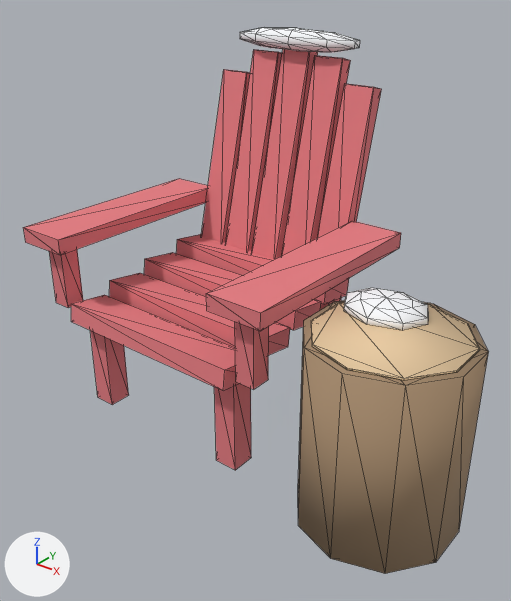
Renders of the glTF model cafe-chaos/models/27-cafe-canada/fire-chair.glb from each side of a commit.
Camera for both pictures: a 50 mm camera at (0.0565, -0.0616, 0.0551) aimed at (0.0085, -0.0017, 0.0179). Arrows for +X, +Y and +Z are at lower left; the lights stay in place. The picture after the commit comes second. Mesh edges are drawn as thin lines. Where no turn or scale is listed for an object, it has been applied to the vertices. Vertices at exactly the same position are counted once.

Names of what the first picture shows: 'Muskoka', 'MuskokaSnow', 'Stump', 'StumpSnow', 'StumpTop'.
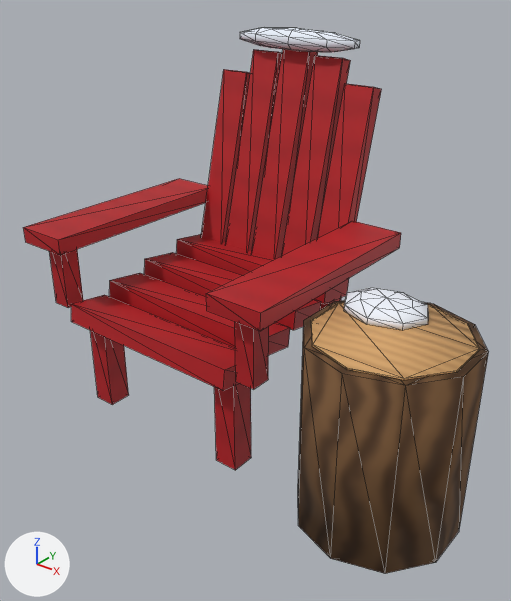
The change, as JSON lines over the scene's bpy script:
```json
{"op": "add", "block": "img_nrm_pine", "code": ["img_nrm_pine = load_image('nrm-Pine', '_unpacked/nrm-Pine', 256, 256, 'Non-Color')"]}
{"op": "add", "block": "img_tex_pine", "code": ["img_tex_pine = load_image('tex-Pine', '_unpacked/tex-Pine', 256, 256, 'sRGB')"]}
{"op": "add", "block": "img_nrm_trunk", "code": ["img_nrm_trunk = load_image('nrm-Trunk', '_unpacked/nrm-Trunk', 256, 256, 'Non-Color')"]}
{"op": "add", "block": "img_tex_trunk", "code": ["img_tex_trunk = load_image('tex-Trunk', '_unpacked/tex-Trunk', 256, 256, 'sRGB')"]}
{"op": "add", "block": "img_nrm_snow", "code": ["img_nrm_snow = load_image('nrm-Snow', '_unpacked/nrm-Snow', 256, 256, 'Non-Color')"]}
{"op": "add", "block": "img_tex_snow", "code": ["img_tex_snow = load_image('tex-Snow', '_unpacked/tex-Snow', 256, 256, 'sRGB')"]}
{"op": "add", "block": "img_tex_red", "code": ["img_tex_red = load_image('tex-Red', '_unpacked/tex-Red', 256, 256, 'sRGB')"]}
{"op": "add", "block": "img_nrm_red", "code": ["img_nrm_red = load_image('nrm-Red', '_unpacked/nrm-Red', 256, 256, 'Non-Color')"]}
{"op": "add", "block": "mat_pine_005", "code": ["mat_pine_005 = bpy.data.materials.new('Pine.005')", "# uses the picture img_nrm_pine", "# uses the picture img_tex_pine"]}
{"op": "add", "block": "mat_trunk_004", "code": ["mat_trunk_004 = bpy.data.materials.new('Trunk.004')", "# uses the picture img_nrm_trunk", "# uses the picture img_tex_trunk"]}
{"op": "add", "block": "mat_snow_002", "code": ["mat_snow_002 = bpy.data.materials.new('Snow.002')", "# uses the picture img_nrm_snow", "# uses the picture img_tex_snow"]}
{"op": "add", "block": "mat_red_002", "code": ["mat_red_002 = bpy.data.materials.new('Red.002')", "# uses the picture img_nrm_red", "# uses the picture img_tex_red"]}
{"block": "me_muskoka", "where": "me_muskoka.from_pydata(...)  # 136 vertices, 204 faces; spans x -0.019..0.019, y -0.014..0.0197, z 0.0..0.0458"}
{"op": "remove", "block": "me_muskoka", "code": "me_muskoka.materials.append(mat_cushion)  # pink #e57c81"}
{"op": "add", "block": "me_muskoka", "code": "me_muskoka.materials.append(mat_red_002)"}
{"block": "me_muskokasnow", "where": "me_muskokasnow.from_pydata(...)  # 42 vertices, 80 faces; spans x -0.009..0.009, y 0.0156..0.0194, z 0.0441..0.0469"}
{"block": "me_muskokasnow", "where": "# used by ob_muskokasnow; location = (0.0, 0.0, 0.0)"}
{"block": "me_muskokasnow", "change": "me_muskokasnow part 1: 80 faces spanning x -0.009..0.009, y 0.0156..0.0194, z 0.0441..0.0469 switch from mat_snow (white #fafcff) to mat_snow_002"}
{"block": "me_stump", "where": "me_stump.from_pydata(...)  # 20 vertices, 36 faces; spans x 0.0204..0.0376, y -0.015..0.003, z 0.0..0.022"}
{"block": "me_stump", "where": "# used by ob_stump; location = (0.0, 0.0, 0.0)"}
{"op": "remove", "block": "me_stump", "code": "me_stump.materials.append(mat_trunk)  # beige #aa8e6f"}
{"block": "me_stump", "change": "me_stump part 2: texture (UV) coordinates changed"}
{"op": "add", "block": "me_stump", "code": "me_stump.materials.append(mat_trunk_004)"}
{"block": "me_stumptop", "where": "me_stumptop.from_pydata(...)  # 20 vertices, 36 faces; spans x 0.0212..0.0368, y -0.0142..0.0022, z 0.022..0.0222"}
{"op": "remove", "block": "me_stumptop", "code": "me_stumptop.materials.append(mat_pine)  # beige #eacba2"}
{"op": "add", "block": "me_stumptop", "code": "me_stumptop.materials.append(mat_pine_005)"}
```

Where the change shows, as pixel boxes (x1, y1, x2, y2) in the pictures (511 x 601 px):
```json
{"object": "Muskoka", "change": "recoloured", "before": [23, 49, 401, 470], "after": [23, 49, 401, 470], "on screen": "pink to red"}
{"object": "Stump", "change": "recoloured, surface changed", "before": [298, 300, 488, 574], "after": [298, 300, 488, 574], "on screen": "beige to brown"}
{"object": "StumpTop", "change": "recoloured", "before": [311, 302, 480, 381], "after": [311, 302, 480, 381], "on screen": "beige to orange"}
{"part": 1, "of": "me_muskokasnow", "change": "recoloured", "before": [240, 28, 360, 52], "after": [240, 28, 360, 52]}
```
